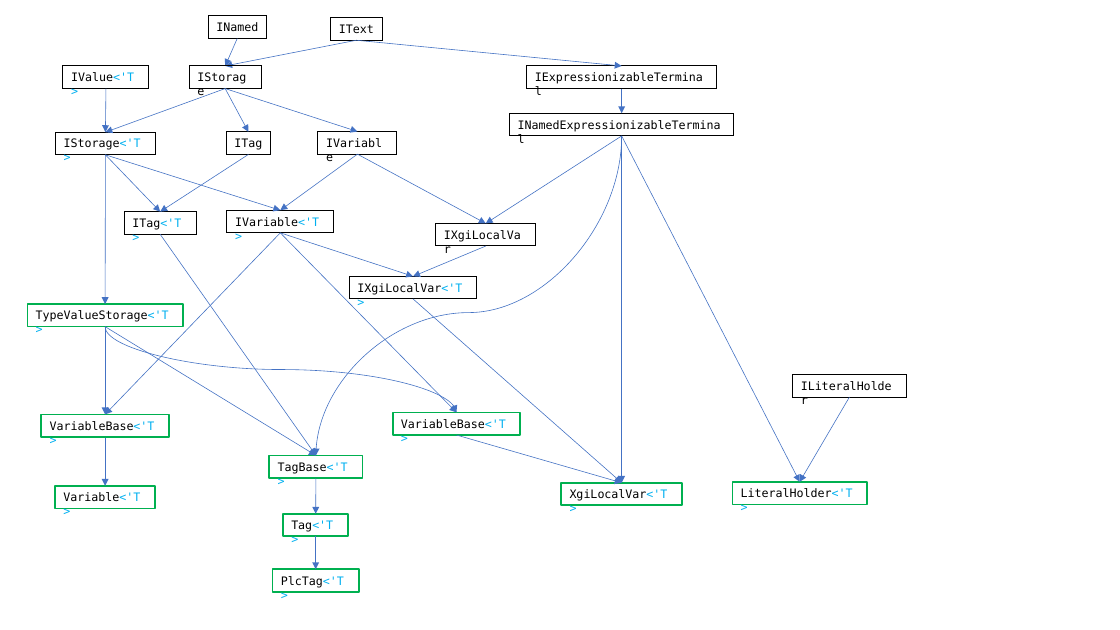
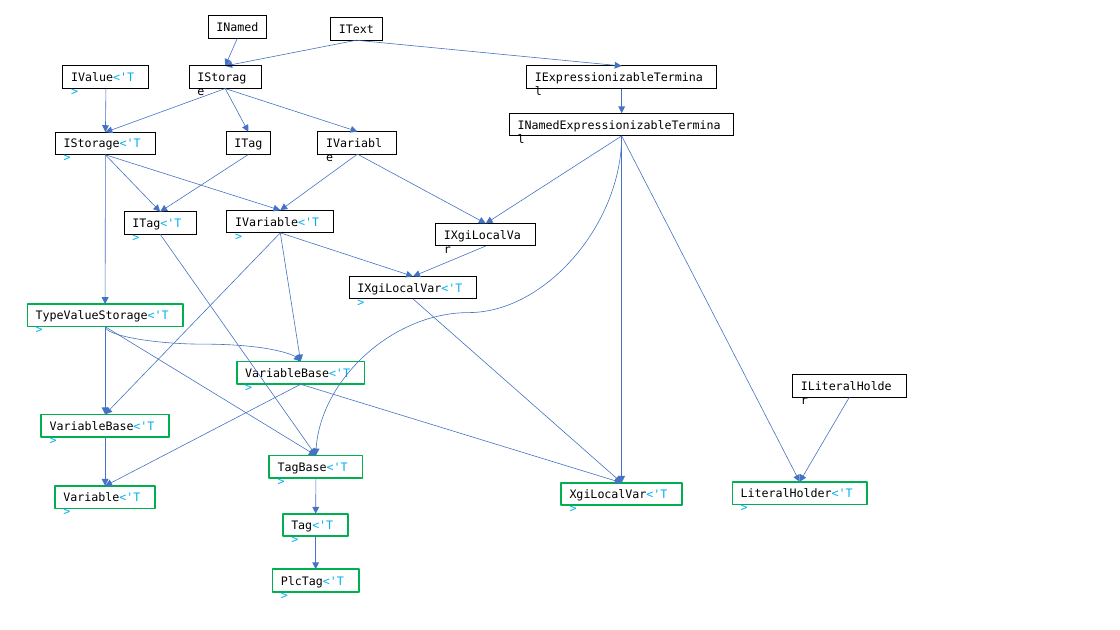
Before and after one commit to DualsoftDev/ds, a slide deck: slide 2 of DsDotNet/src/PLC/PLC.CodeGen.LSXGI/Documents/Classes.pptx. Drawn at 1120x630 pixels with LibreOffice and Linux fonts; fonts in the diff are those of the drawing. Boxes give left, top, right and bottom in pixels: in the first picture for what was removed or moved away, otherwise in the second. Text is boxed around its words. In the diff, an @@ line names an element or a change of style, - is before the commit and + after.

```diff
--- a/DsDotNet/src/PLC/PLC.CodeGen.LSXGI/Documents/Classes.pptx
+++ b/DsDotNet/src/PLC/PLC.CodeGen.LSXGI/Documents/Classes.pptx
@@ arrow moved from (281, 233) - (456, 413) to (281, 233) - (301, 362) @@
@@ curved arrow moved from (105, 327) - (456, 413) to (105, 327) - (301, 362) @@
@@ arrow added from (301, 384) to (105, 486), #4472C4 0.5 pt @@
@@ rectangle "VariableBase<'T>": place and size @@
-rectangle "VariableBase<'T>" at (392,413,520,435)
+rectangle "VariableBase<'T>" at (237,362,365,385)
@@ arrow moved from (456, 435) - (622, 483) to (301, 384) - (622, 483) @@
```
Also in this commit, not shown: 5 other files.
